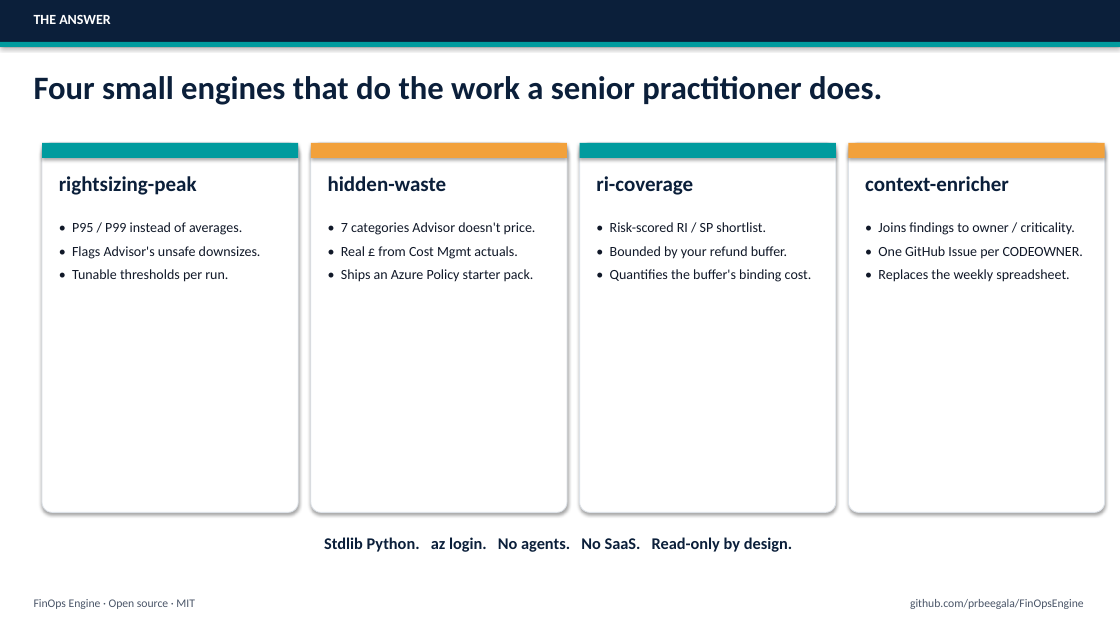
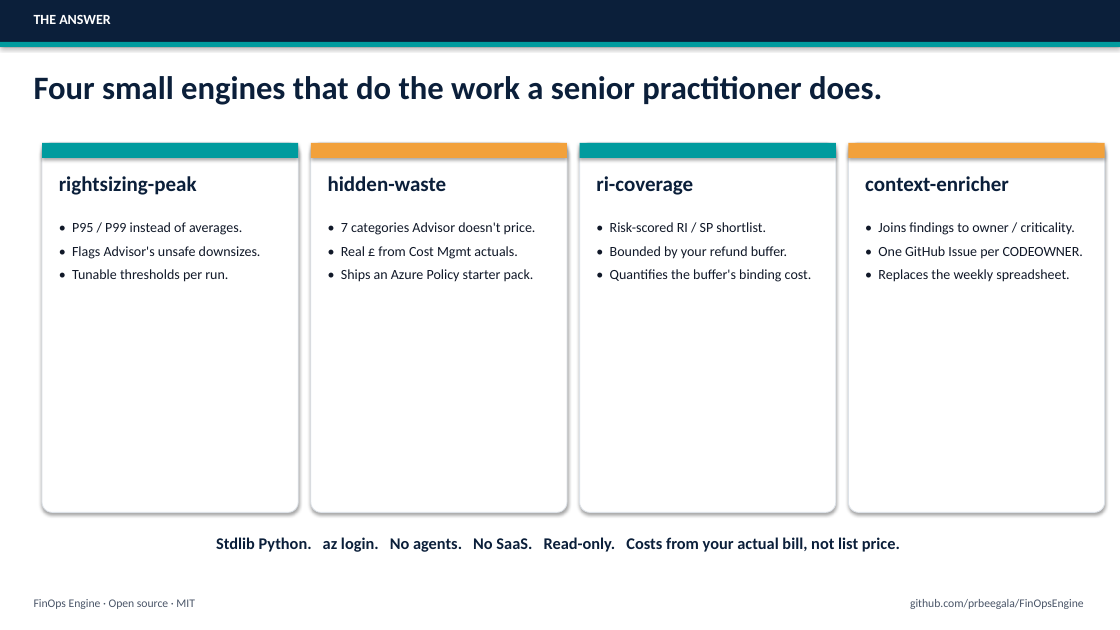
Before and after one commit to prbeegala/FinOpsEngine, a slide deck: slide 3 of docs/finops-engine-overview.pptx. Drawn at 1120x630 pixels with LibreOffice and Linux fonts; fonts in the diff are those of the drawing. Boxes give left, top, right and bottom in pixels: in the first picture for what was removed or moved away, otherwise in the second. Text is boxed around its words. In the diff, an @@ line names an element or a change of style, - is before the commit and + after.

```diff
--- a/docs/finops-engine-overview.pptx
+++ b/docs/finops-engine-overview.pptx
@@ text at bbox=[216, 537, 900, 552]: text changed @@
-Stdlib Python. az login. No agents. No SaaS. Read-only by design.
+Stdlib Python. az login. No agents. No SaaS. Read-only. Costs from your actual bill, not list price.
```
Also in this commit, not shown: 7 other slides changed, 1 other file.
